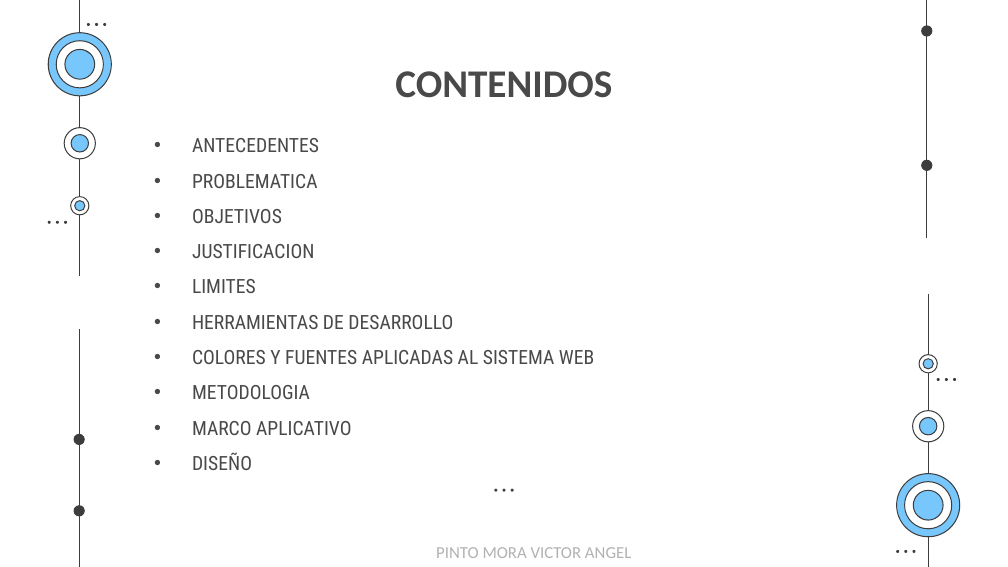
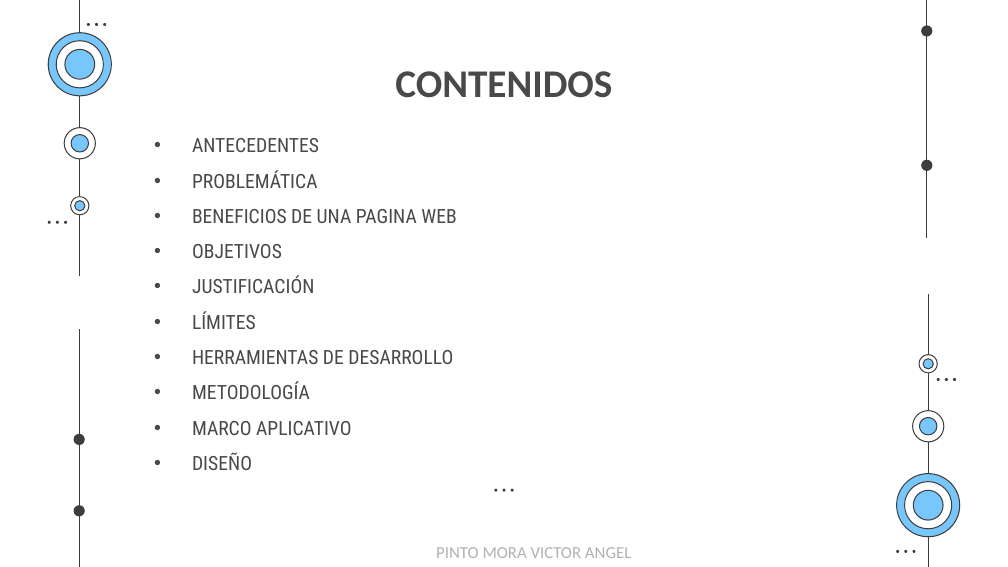
Before and after one commit to EgCooper/Mxt-Technology, a slide deck: slide 2 of Documentacion/Mxt-Technology Presentacion.pptx. Drawn at 1008x567 pixels with LibreOffice and Linux fonts; fonts in the diff are those of the drawing. Boxes give left, top, right and bottom in pixels: in the first picture for what was removed or moved away, otherwise in the second. Text is boxed around its words. In the diff, an @@ line names an element or a change of style, - is before the commit and + after.

```diff
--- a/Documentacion/Mxt-Technology Presentacion.pptx
+++ b/Documentacion/Mxt-Technology Presentacion.pptx
@@ subtitle at box(192, 170, 456, 223): text changed @@
-• PROBLEMATICA
+• PROBLEMÁTICA
+• BENEFICIOS DE UNA PAGINA WEB
@@ subtitle at box(192, 275, 314, 329): text changed @@
-• JUSTIFICACION
-• LIMITES
+• JUSTIFICACIÓN
+• LÍMITES
@@ subtitle at box(192, 381, 310, 399): text changed @@
-• COLORES Y FUENTES APLICADAS AL SISTEMA WEB
-• METODOLOGIA
+• METODOLOGÍA
```
Also in this commit, not shown: 7 other slides changed, 1 slide removed, 1 other file.
